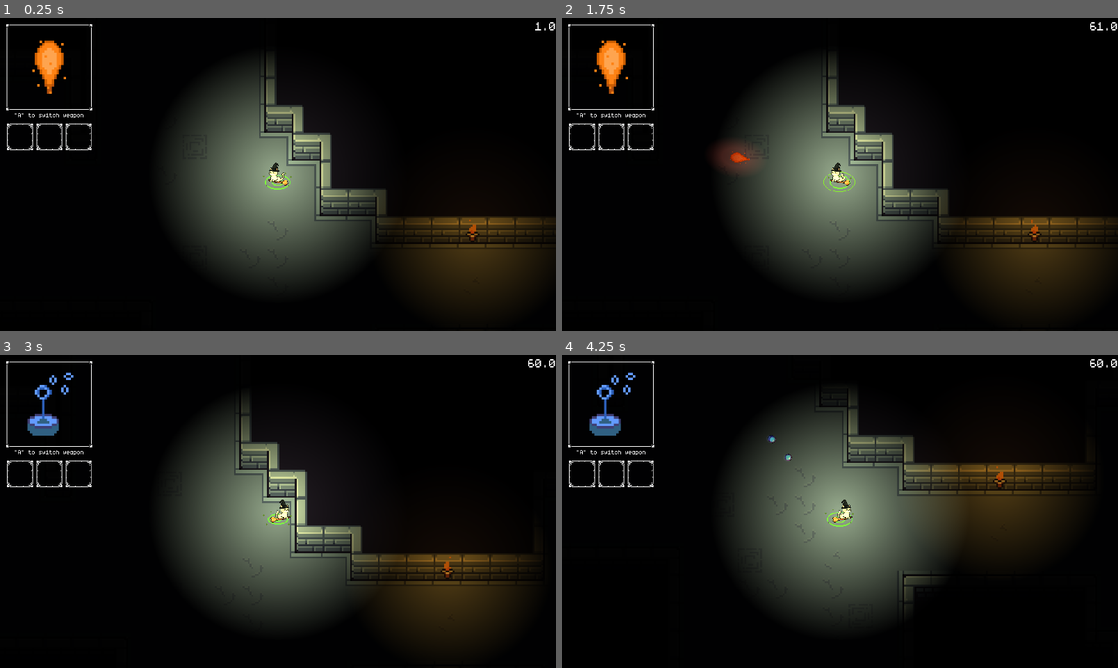
Above: before the commit, frames 1-4 (two rows, left to right).
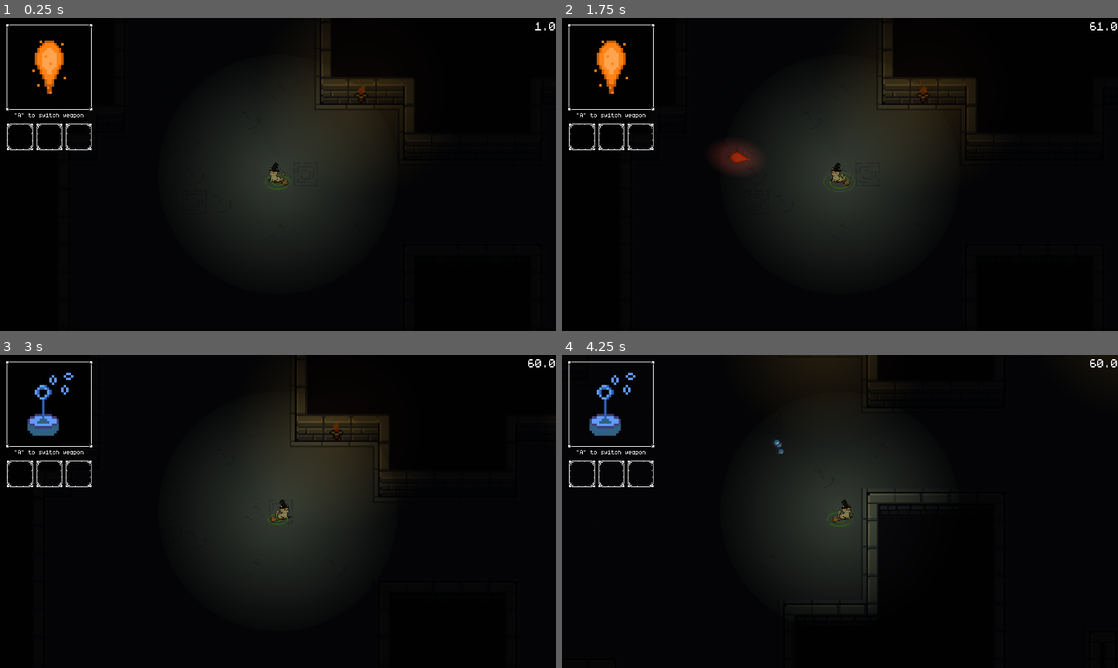
Above: after the commit, the same moments.

Repository: AlbanTE/projet-150h
Game: Godot game, scene res://scenes/main.tscn
Two runs of this game, one before a commit and one after it. Both use one fixed random seed, a clock stepped at 60 frames per second and the inputs below.
Inputs (mouse positions are in pixels of both pictures, inside the frame that each line leads up to):
- Up to frame 1 (0.25 s): no input
- Up to frame 2 (1.75 s): click (584, 136) at 0.5 s; click (612, 136) at 1.25 s
- Up to frame 3 (3 s): click (77, 473) at 2 s; tap Enter at 2.75 s; move the mouse to (400, 495) at 2.77 s; hold D (move_right) from 2.78 s (still down); hold Q (switch_weapon) from 2.78 s (still down)
- Up to frame 4 (4.25 s): move the mouse to (728, 527) at 3.52 s; release D (move_right) at 3.53 s; release Q (switch_weapon) at 3.53 s; hold S (move_down) from 3.53 s (still down); click (728, 527) at 3.6 s

The runs differ from the first frame. In frame 1, 23% of the frame differs, in the area x 32-100%, y 2-92%; in frame 2, 23%; in frame 3, 22%; in frame 4, 24%, in the area x 32-95%, y 0-86%.

Commit message:
Bigger dungeon and tweak lighting

Diff:
--- a/scenes/dungeon_generators/tinykeep.gd
+++ b/scenes/dungeon_generators/tinykeep.gd
@@ -5,7 +5,7 @@
 
 
 # --- Tunables (export for quick iteration) ---
-@export var cell_count: int = 150
+@export var cell_count: int = 50
 @export var map_tiles_w: int = 96
 @export var map_tiles_h: int = 96
 @export var tile_size: int = 6
@@ -20,7 +20,7 @@
 @export var min_room_count: int = 8
 
 # --- Spawn/Object Parameters ---
-@export var object_spawn_chance: float = 0.1
+@export var chest_number_chance: Array = [0.2, 0.5, 0.9, 1] # 1, 2, 3 et 4 objets
 @export var safe_EMPTY_margin: int = 1   # min distance from EMPTY for objects/spawns
 
 class Cell:
@@ -308,7 +308,6 @@
 	map_tiles[exit_pos.y][exit_pos.x] = Tile.EXIT
 
 	# Object/chest spawns
-	var chest_number_chance: Array = [0.2, 0.5, 0.9, 1] # 1, 2, 3 et 4 objets
 	var number_of_chest: int = 0
 	var r = rng.randf()
 	for i in range(chest_number_chance.size()):
--- a/scenes/main.tscn
+++ b/scenes/main.tscn
@@ -10,6 +10,12 @@
 
 [sub_resource type="Resource" id="Resource_choun"]
 script = ExtResource("2_85g3d")
+cell_count = 250
+map_tiles_w = 128
+map_tiles_h = 128
+min_room_size = 4
+extra_edge_chance = 0.3
+min_room_count = 12
 metadata/_custom_type_script = "uid://epuexnwso7gw"
 
 [sub_resource type="TileSetAtlasSource" id="TileSetAtlasSource_85g3d"]
@@ -1435,7 +1441,7 @@
 tile_set = SubResource("TileSet_85g3d")
 
 [node name="CanvasModulate" type="CanvasModulate" parent="."]
-color = Color(0.0142752165, 0.014275219, 0.014275211, 1)
+color = Color(0.04, 0.04, 0.04, 1)
 
 [node name="CanvasLayer" type="CanvasLayer" parent="."]
 script = ExtResource("12_trceg")
--- a/scenes/objects/torch.tscn
+++ b/scenes/objects/torch.tscn
@@ -72,7 +72,7 @@
 }]
 
 [sub_resource type="Gradient" id="Gradient_etrdt"]
-offsets = PackedFloat32Array(0, 0.08027523, 0.4472477)
+offsets = PackedFloat32Array(0, 0.085051544, 0.4472477)
 colors = PackedColorArray(1, 1, 1, 1, 1, 1, 1, 1, 0, 0, 0, 1)
 
 [sub_resource type="GradientTexture2D" id="GradientTexture2D_x1r1x"]
@@ -95,7 +95,7 @@
 light_mask = 3
 visibility_layer = 3
 color = Color(0.9043261, 0.5873669, 0.15170373, 1)
-energy = 0.75
+energy = 0.33
 range_item_cull_mask = 3
 shadow_filter = 1
 texture = SubResource("GradientTexture2D_x1r1x")
--- a/scenes/player/Character.tscn
+++ b/scenes/player/Character.tscn
@@ -55,8 +55,8 @@
 }
 
 [sub_resource type="Gradient" id="Gradient_ya4ey"]
-offsets = PackedFloat32Array(0, 0.5504587)
-colors = PackedColorArray(1, 1, 1, 1, 0, 0, 0, 1)
+offsets = PackedFloat32Array(0, 0.507732, 0.5103093)
+colors = PackedColorArray(1, 1, 1, 1, 0.06103295, 0.06103295, 0.06103295, 1, 0, 0, 0, 1)
 
 [sub_resource type="GradientTexture2D" id="GradientTexture2D_eb6dy"]
 gradient = SubResource("Gradient_ya4ey")
@@ -150,7 +150,7 @@
 
 [node name="PointLight2D" type="PointLight2D" parent="."]
 color = Color(0.99561507, 0.9884071, 0.64249647, 1)
-energy = 1.5
+energy = 0.5
 shadow_filter = 1
 texture = SubResource("GradientTexture2D_eb6dy")
 texture_scale = 1.5
